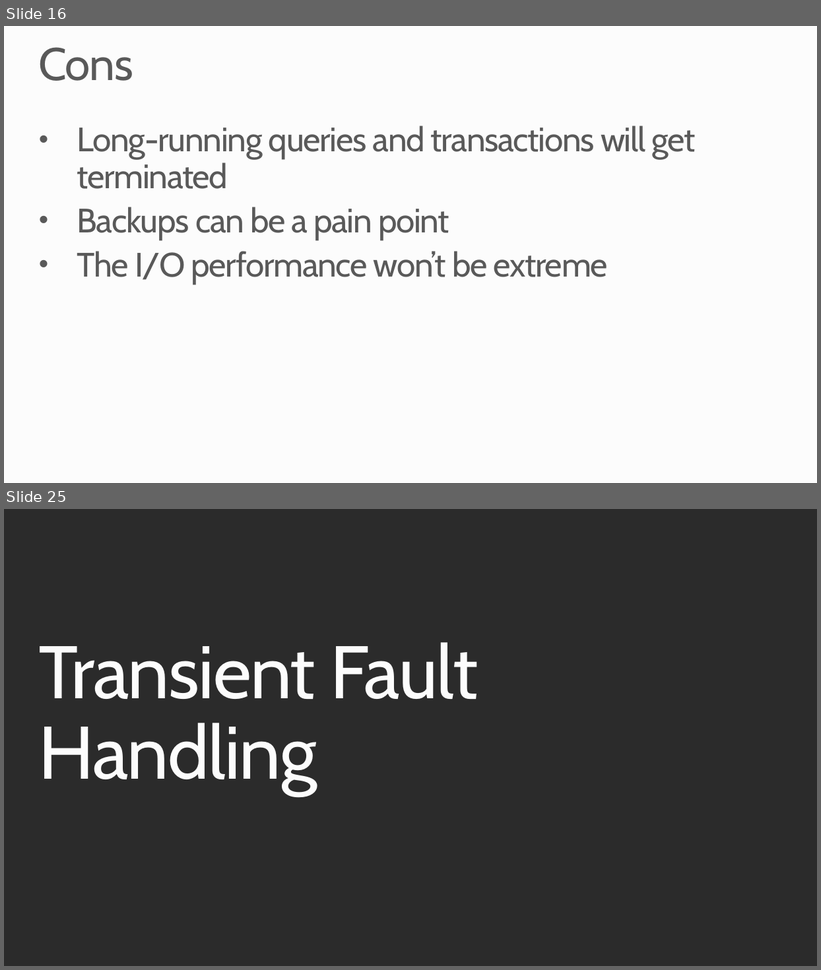
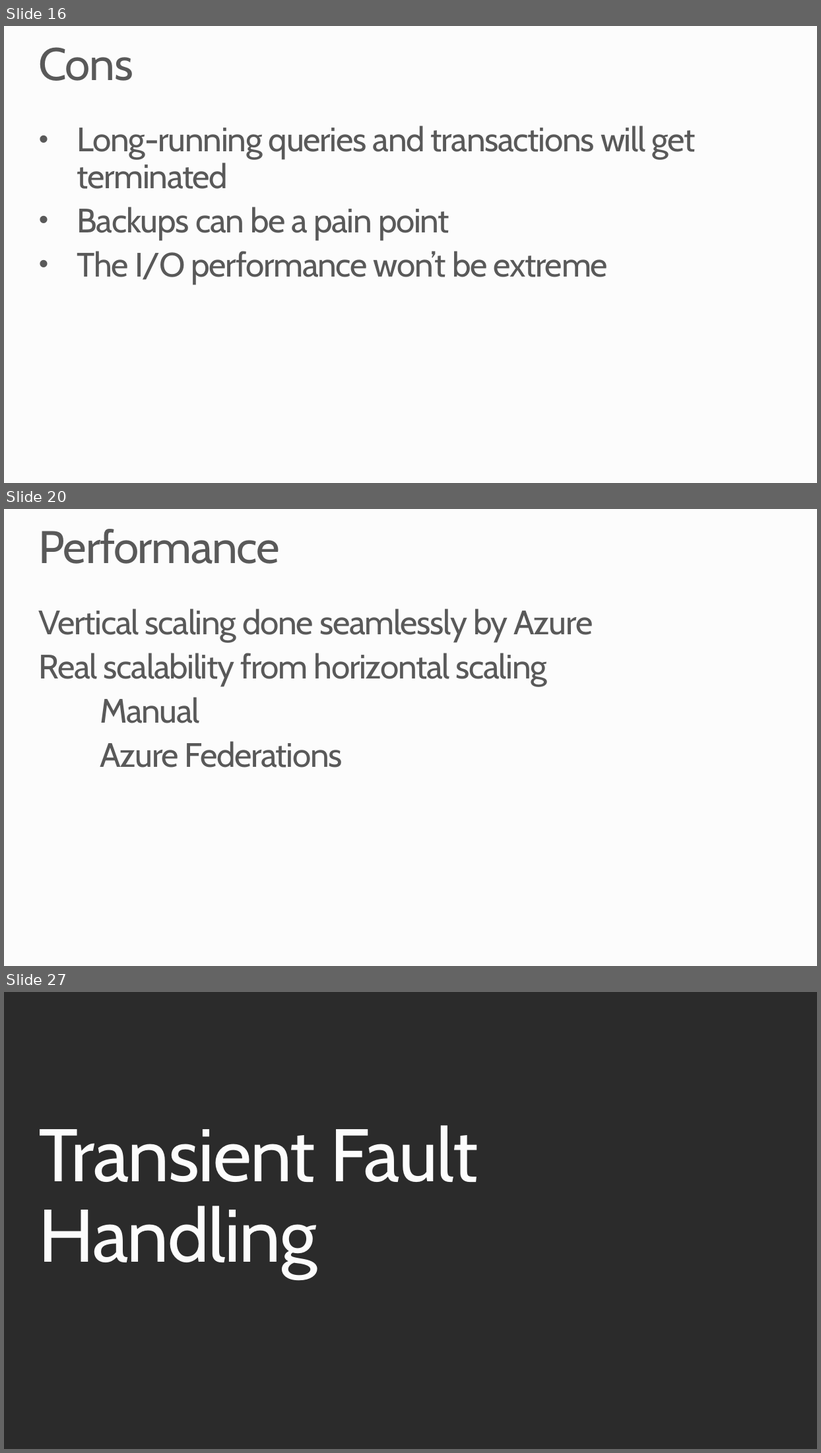
Before and after one commit to robdmoore/SQLAzureTransientDemo, a slide deck: Presentation.pptx. Shown one above the other, each under a label of ours: slides 16 and 25 before the commit, slides 16, 20 and 27 after it; the slides between them are not shown. The pictures are 821x970 and 821x1453 pixels, drawn with LibreOffice and Linux fonts; fonts in the diff are those of the drawing; background and template pictures are left out; a plain dark background stands for a picture behind light text. Boxes give left, top, right and bottom in pixels: in the first picture for what was removed or moved away, otherwise in the second. Text is boxed around its words. In the diff, an @@ line names an element or a change of style, - is before the commit and + after.

```diff
--- a/Presentation.pptx
+++ b/Presentation.pptx
@@ slide 20 added at [4,509,817,966], background #FCFCFC @@
@@ title added at [38,529,280,564], 54 pt, text #595959 @@
+Performance
@@ text added at [39,609,593,768], 40 pt, text #595959 @@
+Vertical scaling done seamlessly by Azure
+Real scalability from horizontal scaling
+Manual
+Azure Federations
@@ what was slide 25 is now slide 27 @@
```
Also in this commit, not shown: 9 slides changed, 14 other slides added, 11 slides removed.
